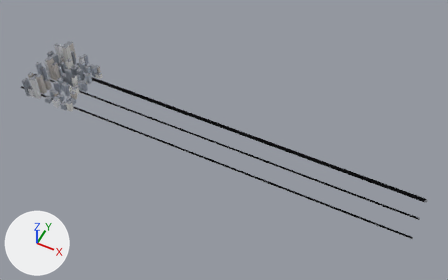
The glTF model apps/client/public/cities/tokyo_synth/tiles/-3_1.glb: old version first, new version second.
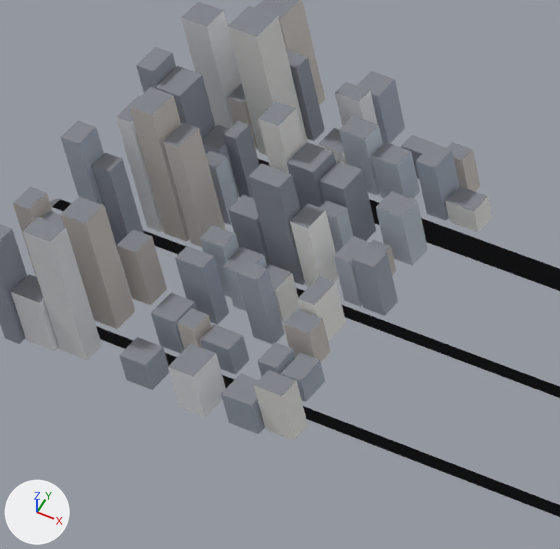
Old and new are each drawn whole from a 50 mm camera at (712.0, -1690.0, 1642.0) aimed at (63.0, -390.0, 17.0) and again close up on the part from 6% to 25% of the width and 15% to 46% of the height. The axes (+X, +Y, +Z) are drawn at lower left. The lights are the same throughout. The older version's two pictures come first. Vertices at exactly the same position are counted once.
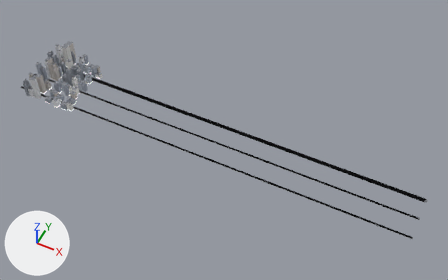
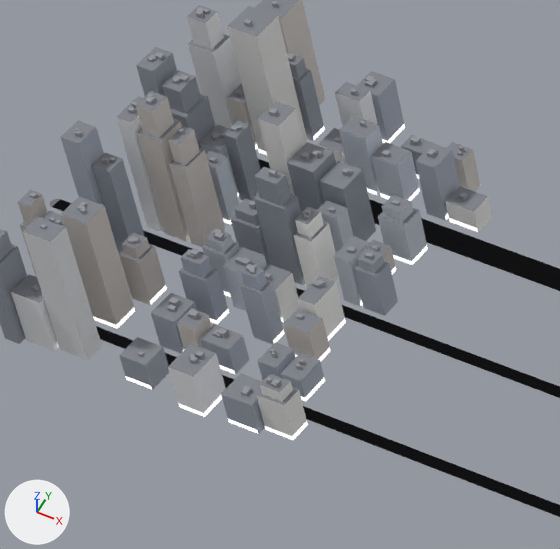
What differs and where, as boxes (x1, y1, x2, y2) in the close-ups (560 x 549 px):
part 1 of me_mesh_0, added: after (289, 53, 307, 79)
part 2 of me_mesh_0, added: after (162, 70, 201, 113)
part 3 of me_mesh_0, added: after (168, 126, 200, 165)
part 4 of me_mesh_0, added: after (18, 190, 48, 225)
part 5 of me_mesh_0, added: after (122, 233, 150, 258)
part 6 of me_mesh_0, added: after (234, 198, 260, 226)
part 7 of me_mesh_0, added: after (254, 167, 291, 206)
part 8 of me_mesh_0, added: after (295, 207, 324, 238)
part 9 of me_mesh_0, added: after (205, 228, 233, 253)
part 10 of me_mesh_0, added: after (180, 249, 212, 278)
part 11 of me_mesh_0, added: after (241, 267, 267, 291)
part 12 of me_mesh_0, added: after (357, 248, 384, 273)
part 13 of me_mesh_0, added: after (260, 373, 293, 401)
part 14 of me_mesh_0, reshaped: before (0, 2, 417, 396); after (0, 1, 478, 440)

Diff of the bpy script that builds the scene:
```diff
--- a/apps/client/public/cities/tokyo_synth/tiles/-3_1.glb.py
+++ b/apps/client/public/cities/tokyo_synth/tiles/-3_1.glb.py
@@ mat_shop @@
+mat_shop = bpy.data.materials.new('shop')
+mat_shop.use_nodes = True; mat_shop.node_tree.nodes.clear()
+_N = mat_shop.node_tree.nodes; _L = mat_shop.node_tree.links
+n0 = _N.new('ShaderNodeBsdfPrincipled'); n0.name = 'Principled BSDF'
+n0.inputs[28].default_value = 1.0  # 'Emission Strength'
+n1 = _N.new('ShaderNodeOutputMaterial'); n1.name = 'Material Output'
+n2 = _N.new('ShaderNodeVertexColor'); n2.name = 'Color Attribute'
+_L.new(n0.outputs[0], n1.inputs[0])  # 'BSDF' to 'Surface'
+_L.new(n2.outputs[0], n0.inputs[0])  # 'Color' to 'Base Color'
@@ me_mesh_0 @@
-me_mesh_0.from_pydata(...)  # 574 vertices, 686 faces; spans x -768.0..768.0, y -509.0..-248.0, z 0.0..100.0
+me_mesh_0.from_pydata(...)  # 2354 vertices, 2470 faces; spans x -768.0..768.0, y -509.0..-247.0, z 0.0..103.0
+# me_mesh_0 part 1: the loose piece of 8 vertices spanning x -667.0..-653.0, y -283.0..-272.0, z 0.0..59.0 is copied, and the copy is scaled about its middle by (0.72, 0.72, 0.181), then moved by (0.0, 0.0, 24.0); it spans x -665.0..-655.0, y -281.0..-273.0, z 48.0..59.0
+# me_mesh_0 part 2: the loose piece of 8 vertices spanning x -699.0..-681.0, y -355.0..-333.0, z 0.0..81.0 is copied, and the copy is scaled about its middle by (0.72, 0.72, 0.21), then moved by (0.0, 0.0, 32.0); it spans x -696.0..-683.0, y -352.0..-336.0, z 64.0..81.0
+# me_mesh_0 part 3: the loose piece of 8 vertices spanning x -665.0..-653.0, y -392.0..-373.0, z 0.0..81.0 is copied, and the copy is scaled about its middle by (0.72, 0.72, 0.21), then moved by (0.0, 0.0, 32.0); it spans x -663.0..-655.0, y -390.0..-376.0, z 64.0..81.0
+# me_mesh_0 part 4: the loose piece of 8 vertices spanning x -712.0..-701.0, y -472.0..-456.0, z 0.0..78.0 is copied, and the copy is scaled about its middle by (0.72, 0.72, 0.219), then moved by (0.0, 0.0, 30.0); it spans x -711.0..-702.0, y -470.0..-459.0, z 61.0..78.0
+# me_mesh_0 part 5: the loose piece of 8 vertices spanning x -667.0..-653.0, y -447.0..-432.0, z 0.0..43.0 is copied, and the copy is scaled about its middle by (0.72, 0.72, 0.174), then moved by (0.0, 0.0, 18.0); it spans x -665.0..-655.0, y -445.0..-434.0, z 35.0..43.0
+# me_mesh_0 part 6: the loose piece of 8 vertices spanning x -627.0..-607.0, y -392.0..-378.0, z 0.0..43.0 is copied, and the copy is scaled about its middle by (0.72, 0.72, 0.174), then moved by (0.0, 0.0, 18.0); it spans x -624.0..-610.0, y -390.0..-380.0, z 35.0..43.0
+# me_mesh_0 part 7: the loose piece of 8 vertices spanning x -604.0..-583.0, y -392.0..-379.0, z 0.0..78.0 is copied, and the copy is scaled about its middle by (0.72, 0.72, 0.219), then moved by (0.0, 0.0, 30.0); it spans x -601.0..-586.0, y -391.0..-381.0, z 61.0..78.0
+# me_mesh_0 part 8: the loose piece of 8 vertices spanning x -580.0..-568.0, y -392.0..-375.0, z 0.0..52.0 is copied, and the copy is scaled about its middle by (0.72, 0.72, 0.203), then moved by (0.0, 0.0, 21.0); it spans x -578.0..-569.0, y -390.0..-377.0, z 42.0..52.0
+# me_mesh_0 part 9: the loose piece of 8 vertices spanning x -627.0..-611.0, y -420.0..-408.0, z 0.0..43.0 is copied, and the copy is scaled about its middle by (0.72, 0.72, 0.174), then moved by (0.0, 0.0, 18.0); it spans x -625.0..-613.0, y -419.0..-409.0, z 35.0..43.0
+# me_mesh_0 part 10: the loose piece of 8 vertices spanning x -627.0..-608.0, y -443.0..-432.0, z 0.0..46.0 is copied, and the copy is scaled about its middle by (0.72, 0.72, 0.231), then moved by (0.0, 0.0, 18.0); it spans x -624.0..-610.0, y -441.0..-433.0, z 35.0..46.0
+# me_mesh_0 part 11: the loose piece of 8 vertices spanning x -582.0..-568.0, y -442.0..-432.0, z 0.0..52.0 is copied, and the copy is scaled about its middle by (0.72, 0.72, 0.203), then moved by (0.0, 0.0, 21.0); it spans x -580.0..-570.0, y -441.0..-433.0, z 42.0..52.0
+# me_mesh_0 part 12: the loose piece of 8 vertices spanning x -539.0..-523.0, y -392.0..-379.0, z 0.0..39.0 is copied, and the copy is scaled about its middle by (0.72, 0.72, 0.188), then moved by (0.0, 0.0, 16.0); it spans x -537.0..-526.0, y -391.0..-381.0, z 32.0..39.0
+# me_mesh_0 part 13: the loose piece of 8 vertices spanning x -530.0..-511.0, y -502.0..-488.0, z 0.0..36.0 is copied, and the copy is scaled about its middle by (0.72, 0.72, 0.204), then moved by (0.0, 0.0, 14.0); it spans x -527.0..-513.0, y -500.0..-489.0, z 29.0..36.0
+# me_mesh_0 part 14: 72 vertices moved from x -712.0..-511.0, y -508.0..-272.0, z 36.0..100.0 to x -712.0..-511.0, y -508.0..-272.0, z 29.0..80.0; 1636 vertices added at x -713.0..-510.0, y -509.0..-247.0, z 0.0..103.0
+# other edits to the shape of me_mesh_0 do not show in these pictures
 me_mesh_0.materials.append(mat_road)
@@ me_mesh_0 @@
 me_mesh_0.materials.append(mat_roof)
+me_mesh_0.materials.append(mat_shop)
```
